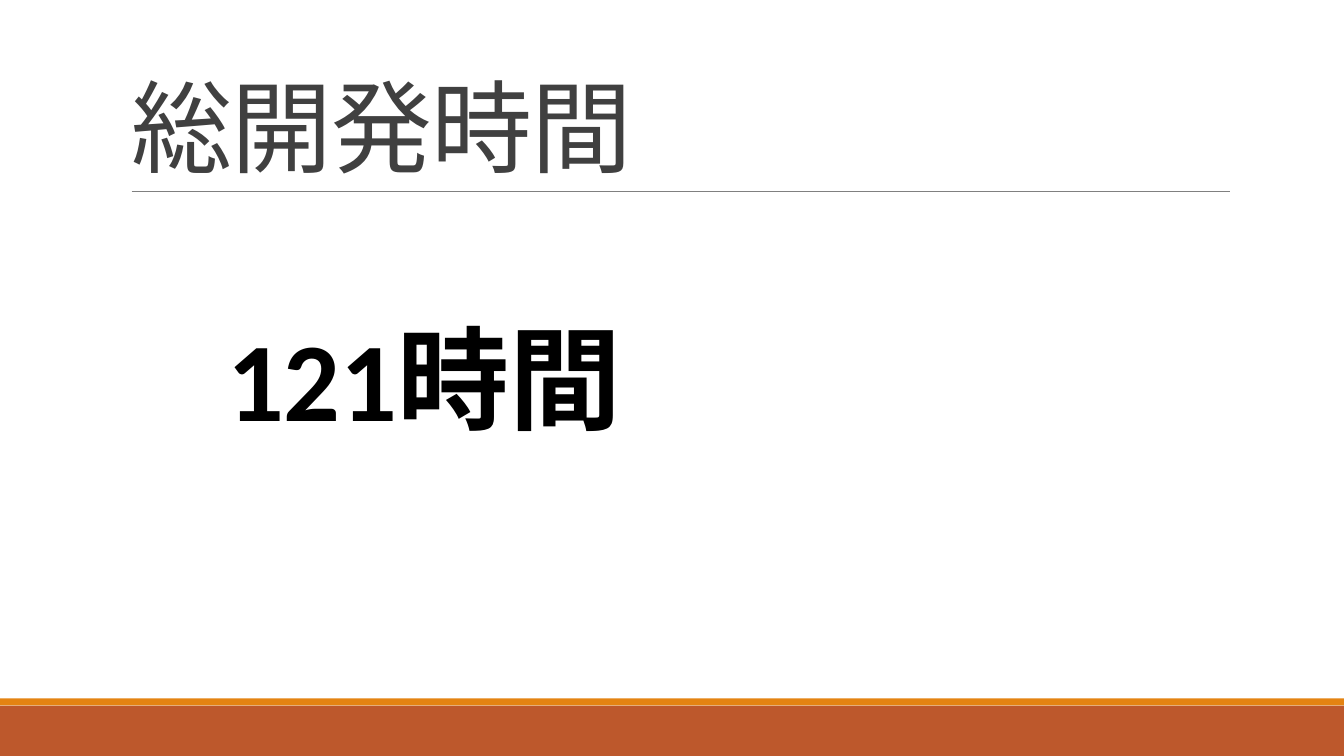
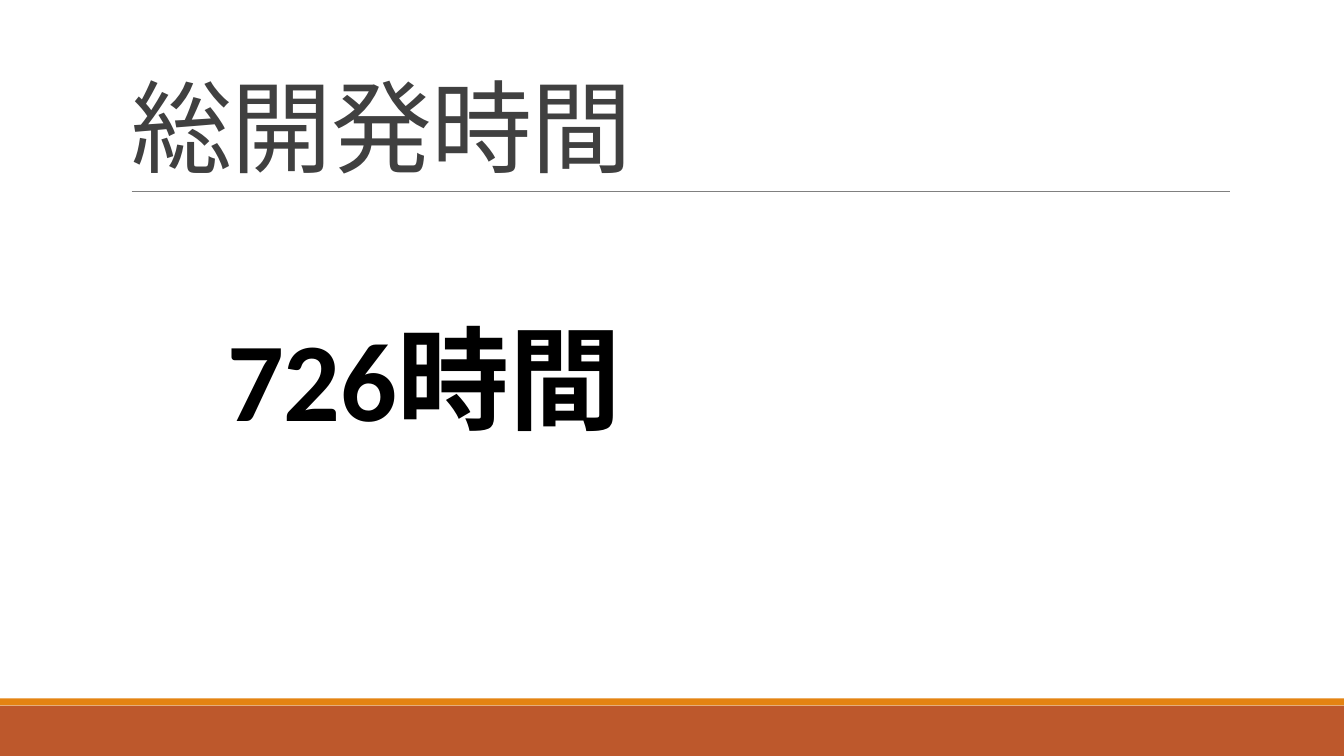
Before and after one commit to ShunjiYamamoto/groupA, a slide deck: slide 8 of 9.発表資料/グループ開発_Aグループ発表資料.pptx. Drawn at 1344x756 pixels with LibreOffice and Linux fonts; fonts in the diff are those of the drawing. Boxes give left, top, right and bottom in pixels: in the first picture for what was removed or moved away, otherwise in the second. Text is boxed around its words. In the diff, an @@ line names an element or a change of style, - is before the commit and + after.

```diff
--- a/9.発表資料/グループ開発_Aグループ発表資料.pptx
+++ b/9.発表資料/グループ開発_Aグループ発表資料.pptx
@@ text at (227,328,621,431): text changed @@
-121時間
+726時間
```
Also in this commit, not shown: 1 other slide changed, 1 slide removed.
